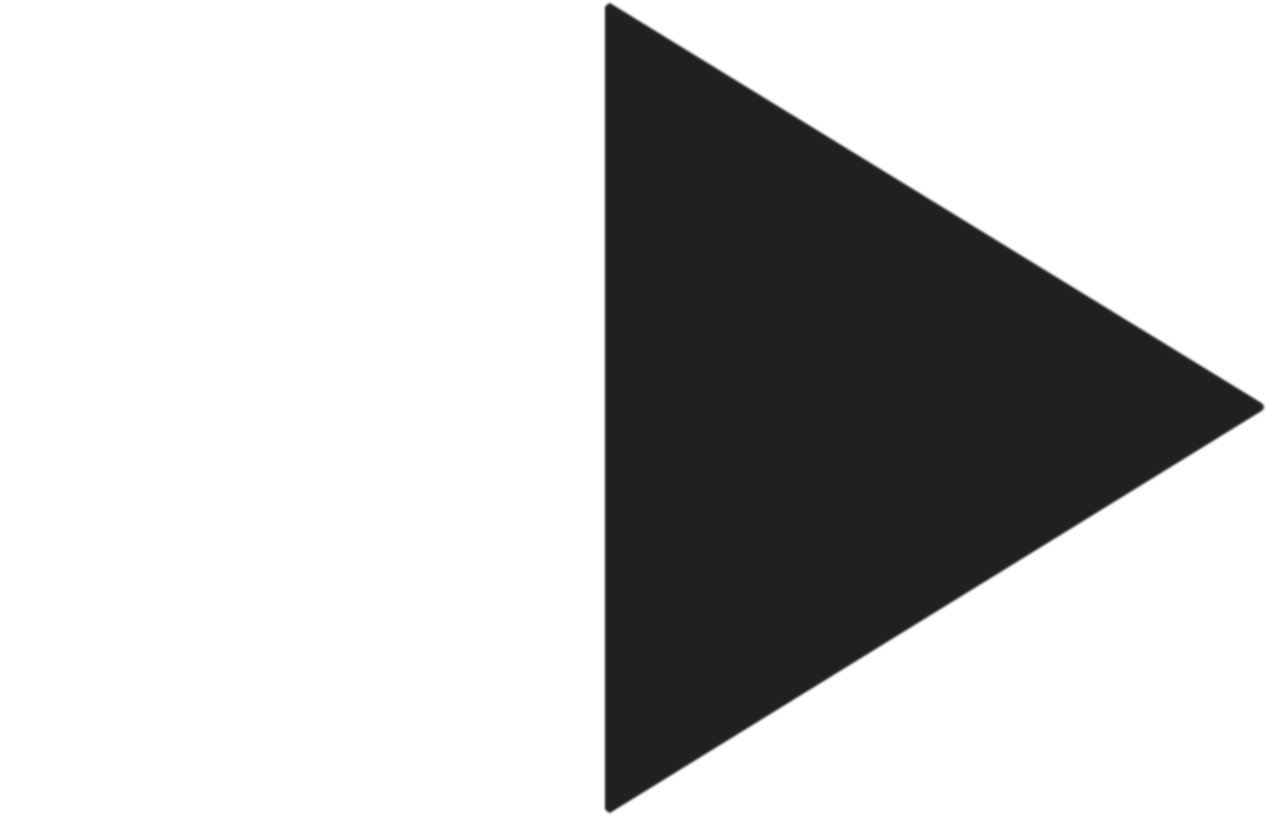
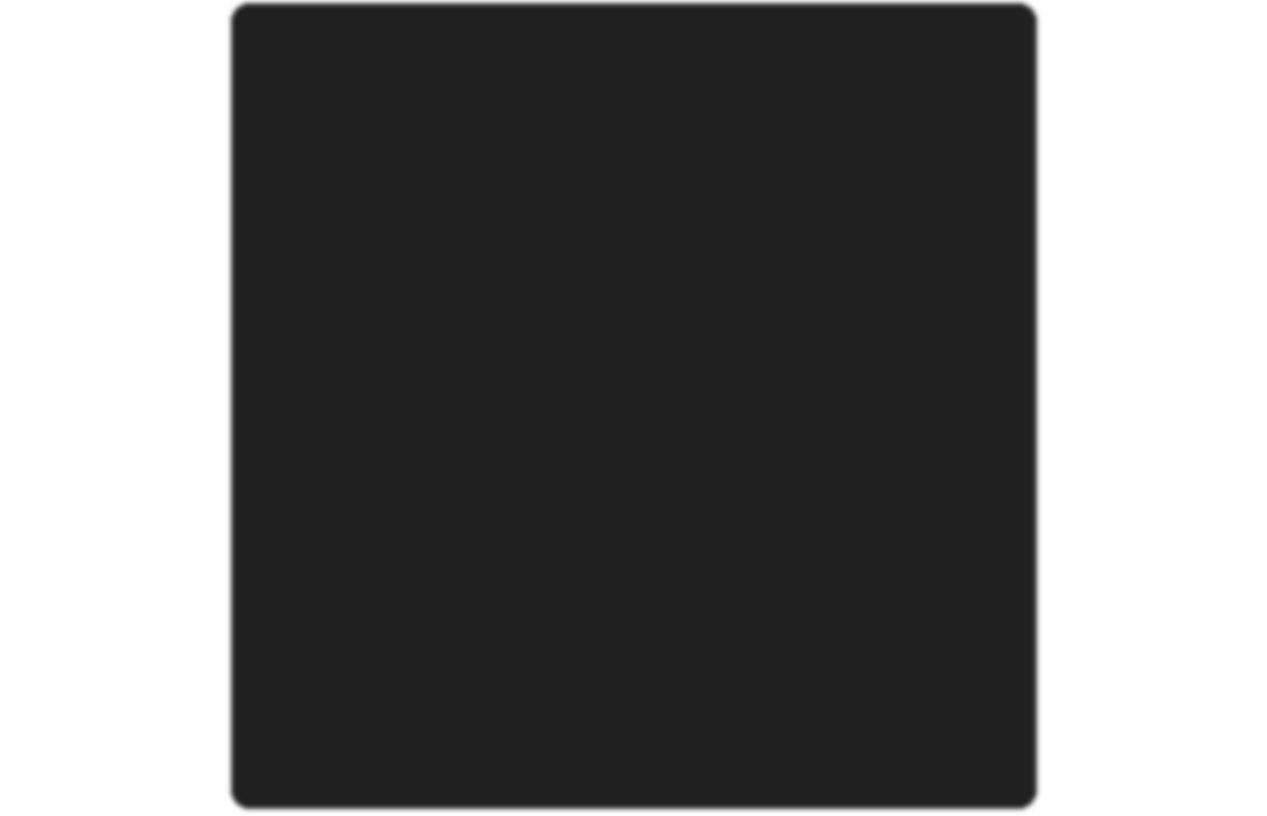
Layers edited between the first and the second 1267×816 image:
showed "Layer 9" over box(226, 0, 1044, 815)
hid "Layer 8 copy 2" over box(602, 0, 1267, 815)
